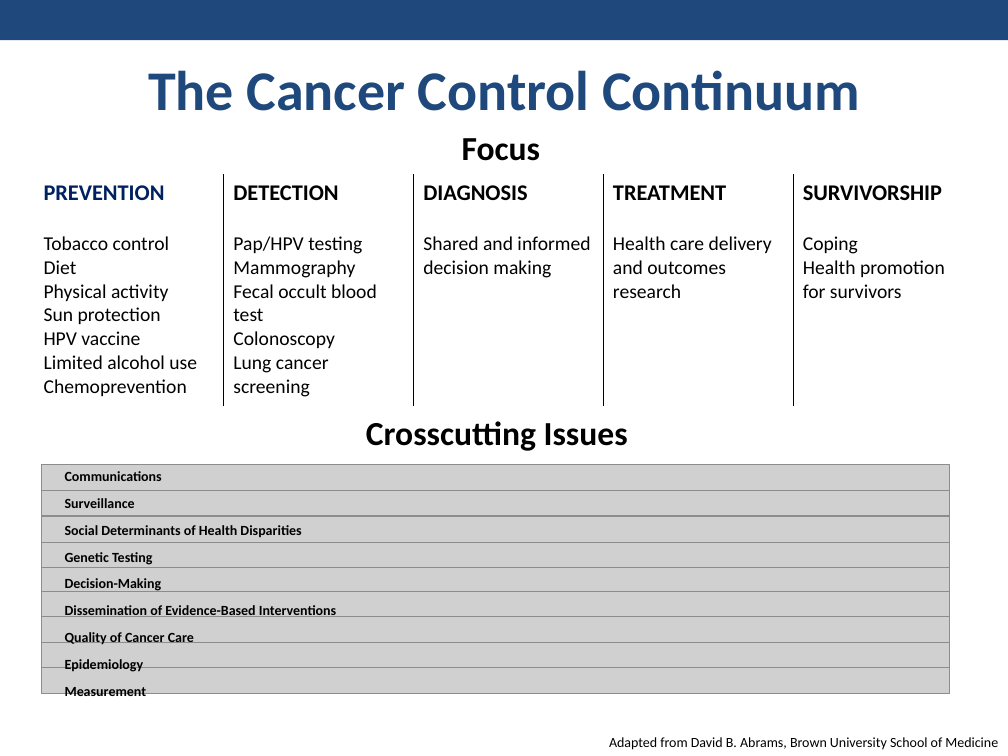
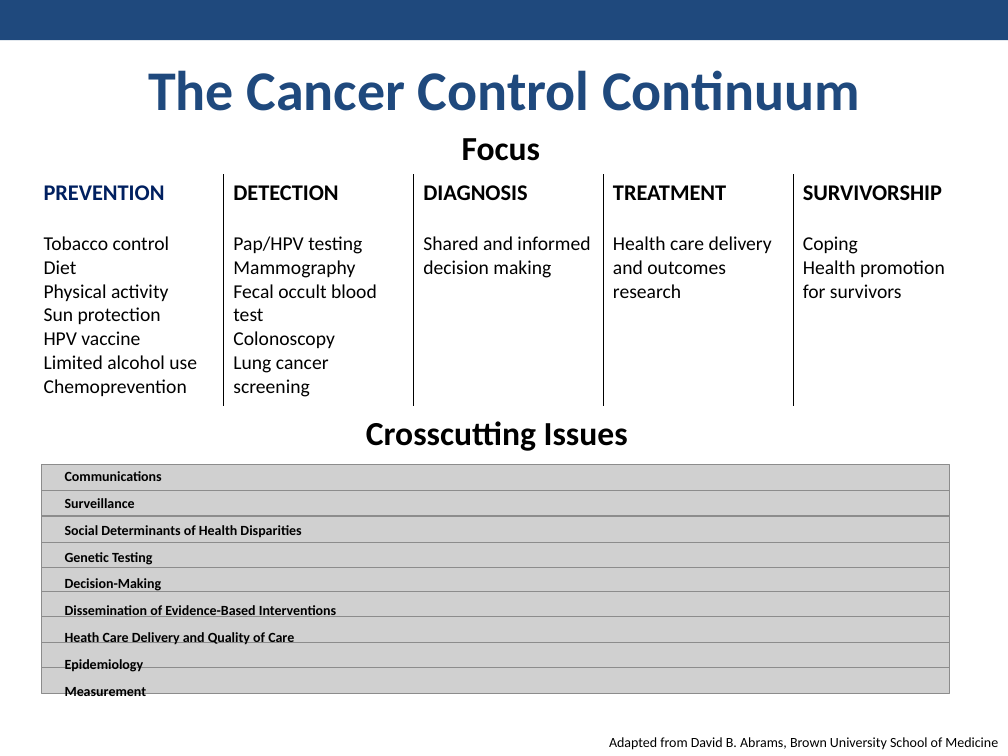
Before and after one commit to CBIIT/cancer_control_website, a slide deck: slide 1 of od/continuum.ppt. Drawn at 1008x756 pixels with LibreOffice and Linux fonts; fonts in the diff are those of the drawing; grey boxes stand for pictures. Boxes give left, top, right and bottom in pixels: in the first picture for what was removed or moved away, otherwise in the second. Text is boxed around its words. In the diff, an @@ line names an element or a change of style, - is before the commit and + after.

Commit message:
CD: Continuum updates Former-commit-id: d20cc5a9ac2af8cacb2a40f95990af0c0ccc9b39

```diff
--- a/od/continuum.ppt
+++ b/od/continuum.ppt
@@ table at (60,463,481,704) @@
-row 7, column 1: Quality of Cancer Care
+row 7, column 1: Heath Care Delivery and Quality of Care
```
Also in this commit, not shown: 2 other files.
